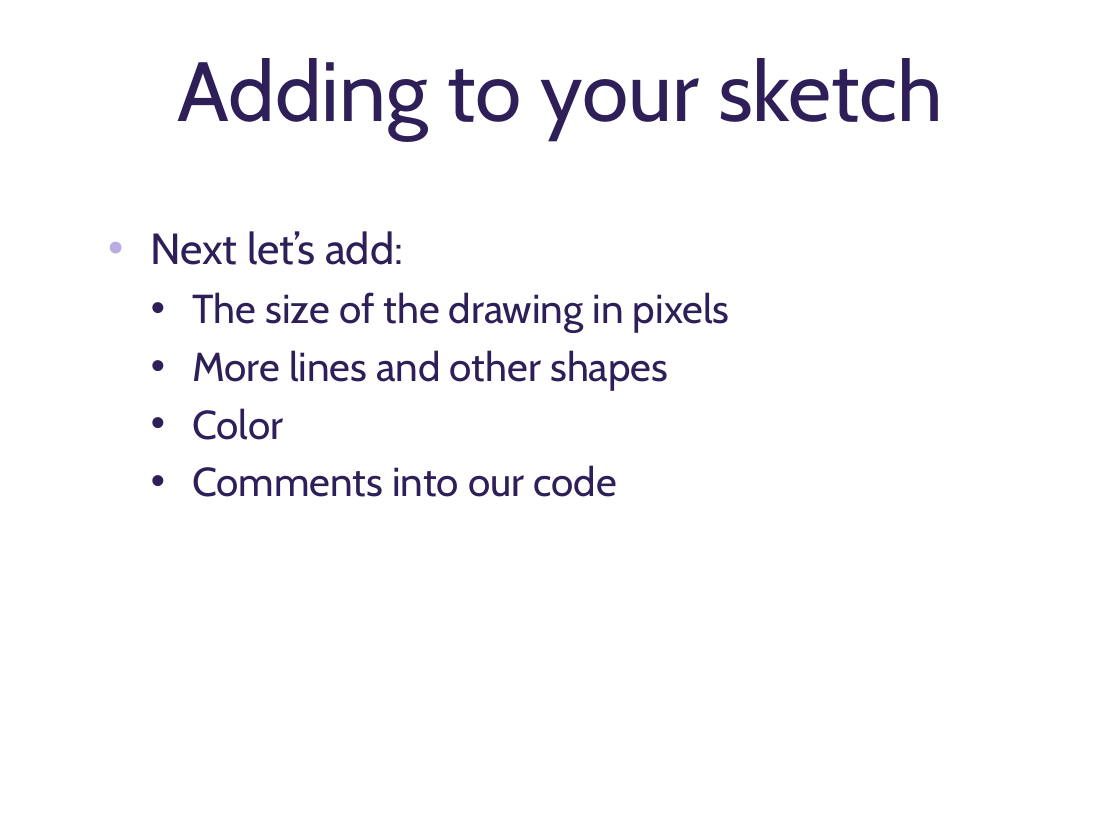
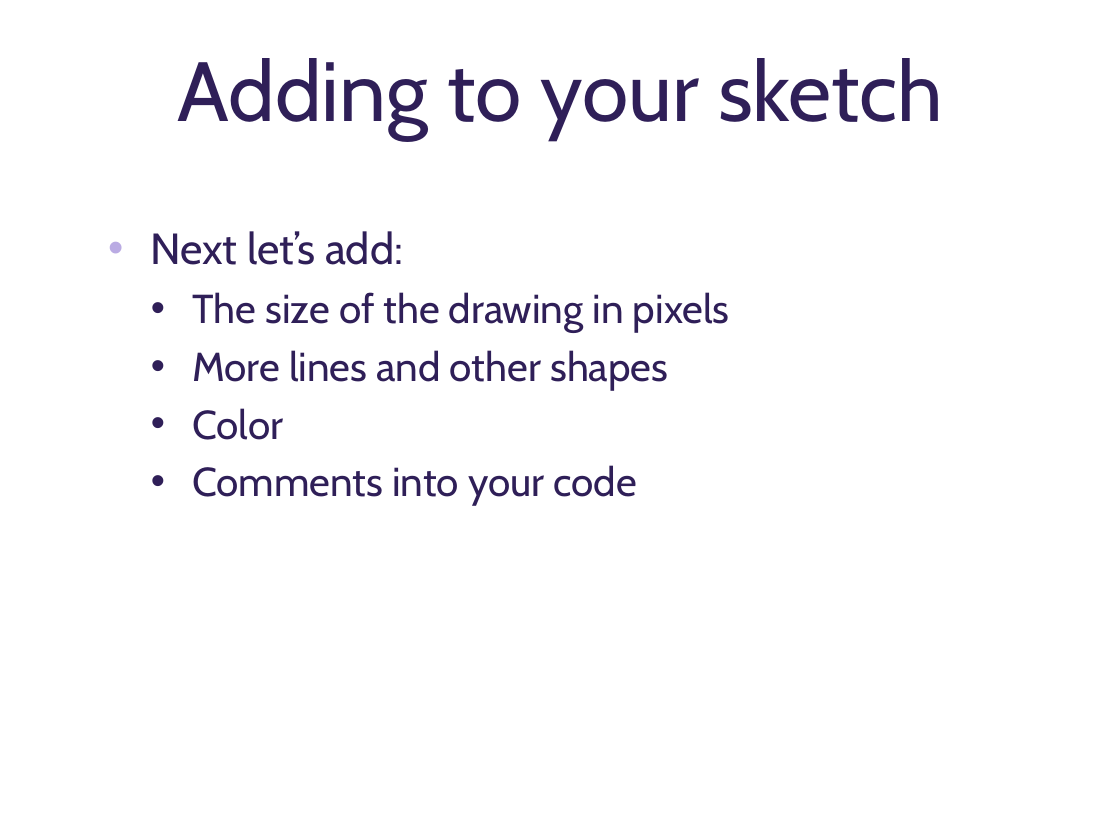
Before and after one commit to deenaengel/TF3_ProcessingSlides, a slide deck: slide 10 of Processing_Presentation_TF3_DE_notes.pptx (slide 8 before the commit). Drawn at 1120x840 pixels with LibreOffice and Linux fonts; fonts in the diff are those of the drawing; background and template pictures are left out. Boxes give left, top, right and bottom in pixels: in the first picture for what was removed or moved away, otherwise in the second. Text is boxed around its words. In the diff, an @@ line names an element or a change of style, - is before the commit and + after.

```diff
--- a/Processing_Presentation_TF3_DE_notes.pptx
+++ b/Processing_Presentation_TF3_DE_notes.pptx
@@ text at (192, 465, 637, 506): text changed @@
-  • Comments into our code
+  • Comments into your code
```
Also in this commit, not shown: 6 other slides changed, 2 slides added.
